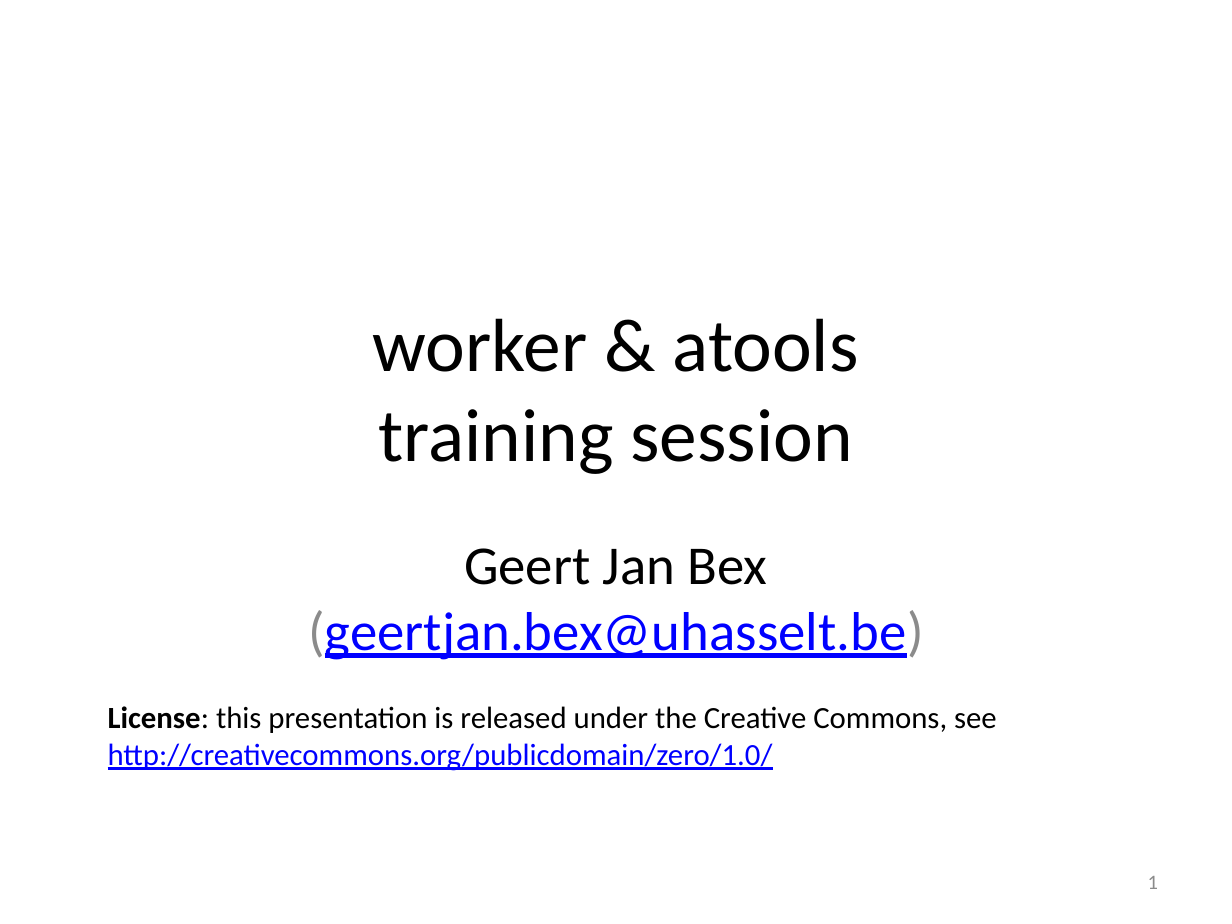
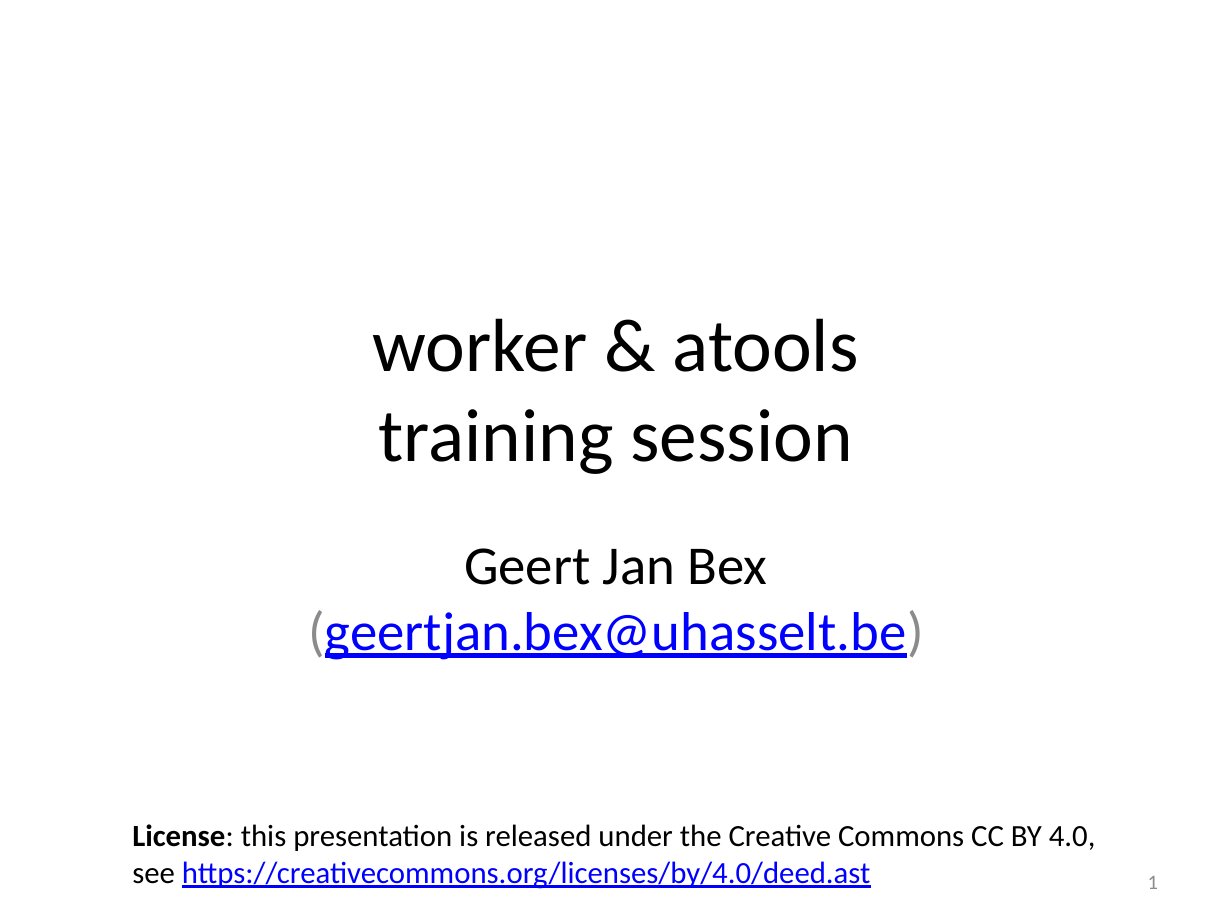
Before and after one commit to gjbex/worker-and-atools, a slide deck: slide 1 of worker_atools.pptx. Drawn at 1232x924 pixels with LibreOffice and Linux fonts; fonts in the diff are those of the drawing. Boxes give left, top, right and bottom in pixels: in the first picture for what was removed or moved away, otherwise in the second. Text is boxed around its words. In the diff, an @@ line names an element or a change of style, - is before the commit and + after.

```diff
--- a/worker_atools.pptx
+++ b/worker_atools.pptx
@@ text at bbox=[132, 824, 1096, 889]: text changed @@
-License: this presentation is released under the Creative Commons, see
-http://creativecommons.org/publicdomain/zero/1.0/
+License: this presentation is released under the Creative Commons CC BY 4.0,
+see https://creativecommons.org/licenses/by/4.0/deed.ast
```
Also in this commit, not shown: 4 other slides changed, 1 slide added.
